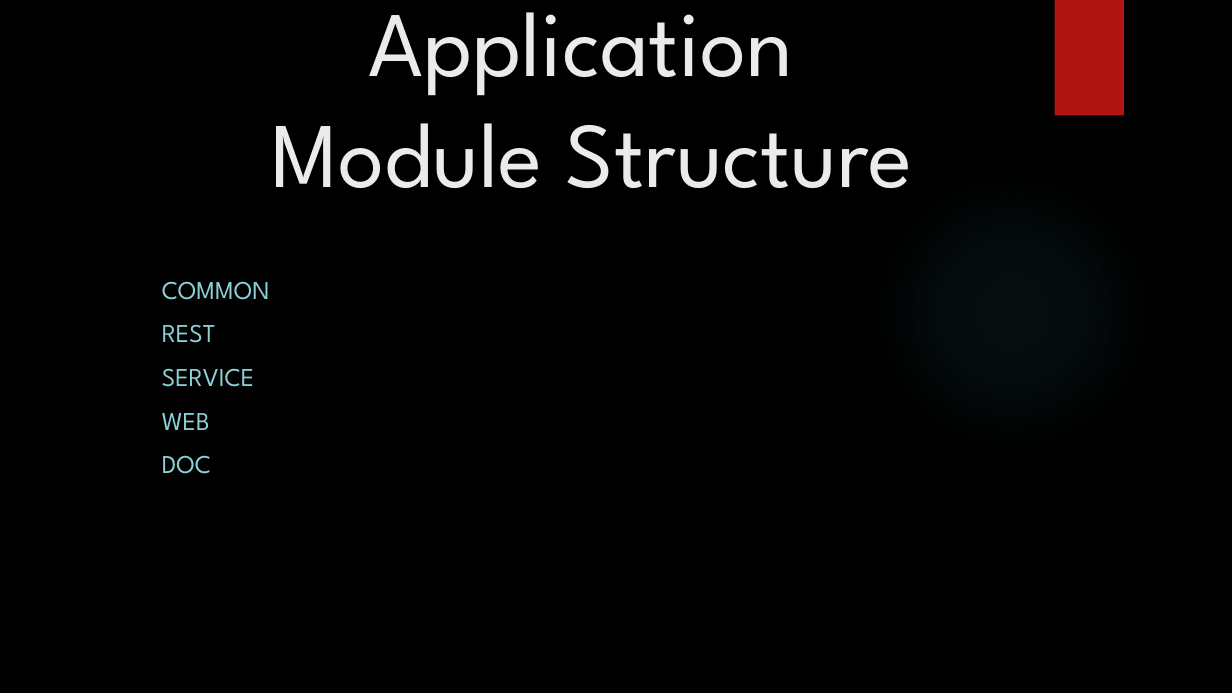
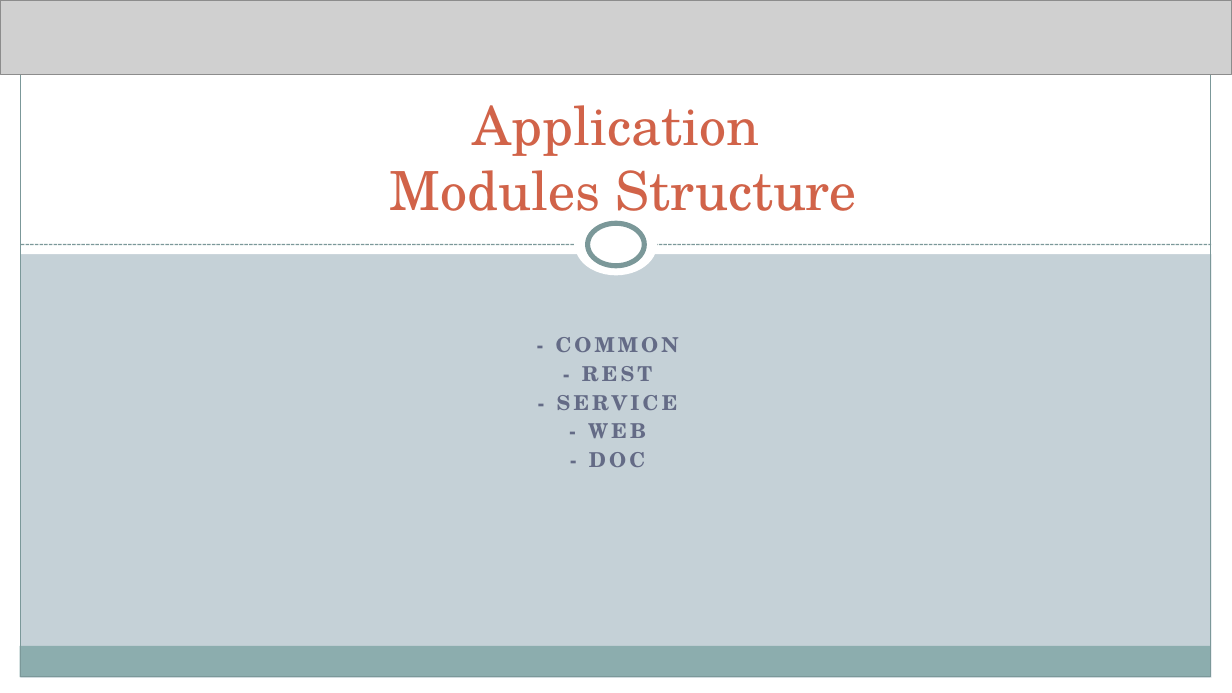
Before and after one commit to ValyaAvetisyan/gitclibrary, a slide deck: slide 3 of doc/Library.pptx. Drawn at 1232x693 pixels with LibreOffice and Linux fonts; fonts in the diff are those of the drawing; grey boxes stand for pictures; background and template pictures are left out. Boxes give left, top, right and bottom in pixels: in the first picture for what was removed or moved away, otherwise in the second. Text is boxed around its words. In the diff, an @@ line names an element or a change of style, - is before the commit and + after.

```diff
--- a/doc/Library.pptx
+++ b/doc/Library.pptx
@@ background picture (left out) to #C5D1D7 @@
@@ rectangle added at <box>0,0,20,693</box>, fill #FFFFFF @@
@@ rectangle added at <box>0,0,1232,254</box>, fill #FFFFFF @@
@@ picture added at <box>0,0,1232,75</box> @@
@@ rectangle added at <box>20,16,1211,677</box>, outline #7C999A 0.75 pt @@
@@ rectangle removed at <box>1055,0,1124,116</box> @@
@@ rectangle added at <box>1212,0,1232,693</box>, fill #FFFFFF @@
@@ title at <box>390,105,857,226</box>: text changed; size 72 to 42 pt; font League Spartan to TeX Gyre Schola; text colour #EBEBEB to #D16349 @@
-Application
-Module Structure
+Application
+Modules Structure
@@ ellipse removed at <box>870,169,1154,454</box> @@
@@ ellipse added at <box>575,213,657,275</box>, fill #FFFFFF @@
@@ ellipse added at <box>588,224,644,266</box>, fill #FFFFFF, outline #7C999A 4 pt @@
@@ line added from (21, 245) to (1212, 245), #7C999A 0.9 pt dashed @@
@@ subtitle at <box>556,337,679,467</box>: text changed; size 20 to 16 pt; font League Spartan to TeX Gyre Schola; text colour #8AD0D6 to #646B86; bold on @@
-COMMON
-REST
-SERVICE
-WEB
-DOC
+- COMMON
+- REST
+- SERVICE
+- WEB
+- DOC
@@ rectangle added at <box>19,646,1210,677</box>, fill #8CADAE @@
@@ rectangle added at <box>0,677,1232,693</box>, fill #FFFFFF @@
```
Also in this commit, not shown: 5 other slides changed, 5 slides added, 8 other files.
